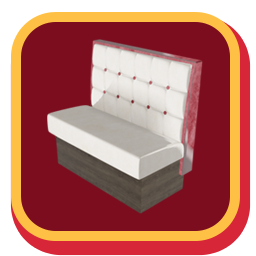
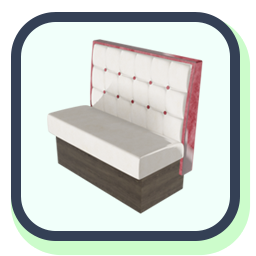
The second 256×256 image is a revision of the first. Changes to its layers:
painted on "Rounded Rectangle 2" over 11, 12, 240, 241
